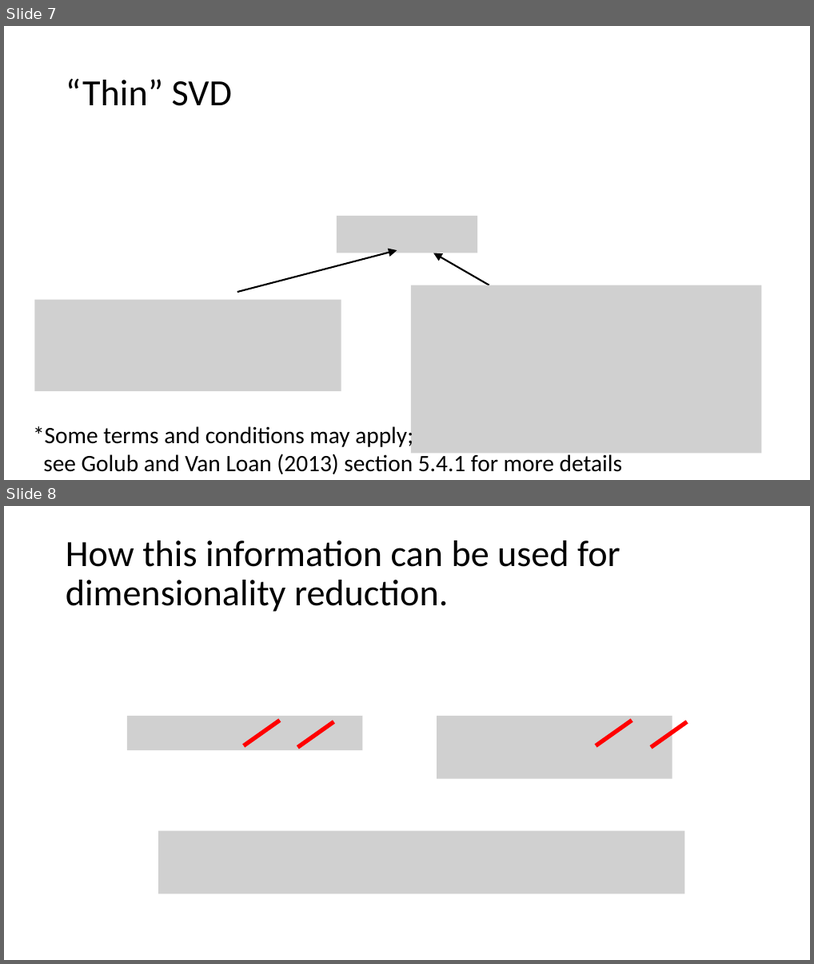
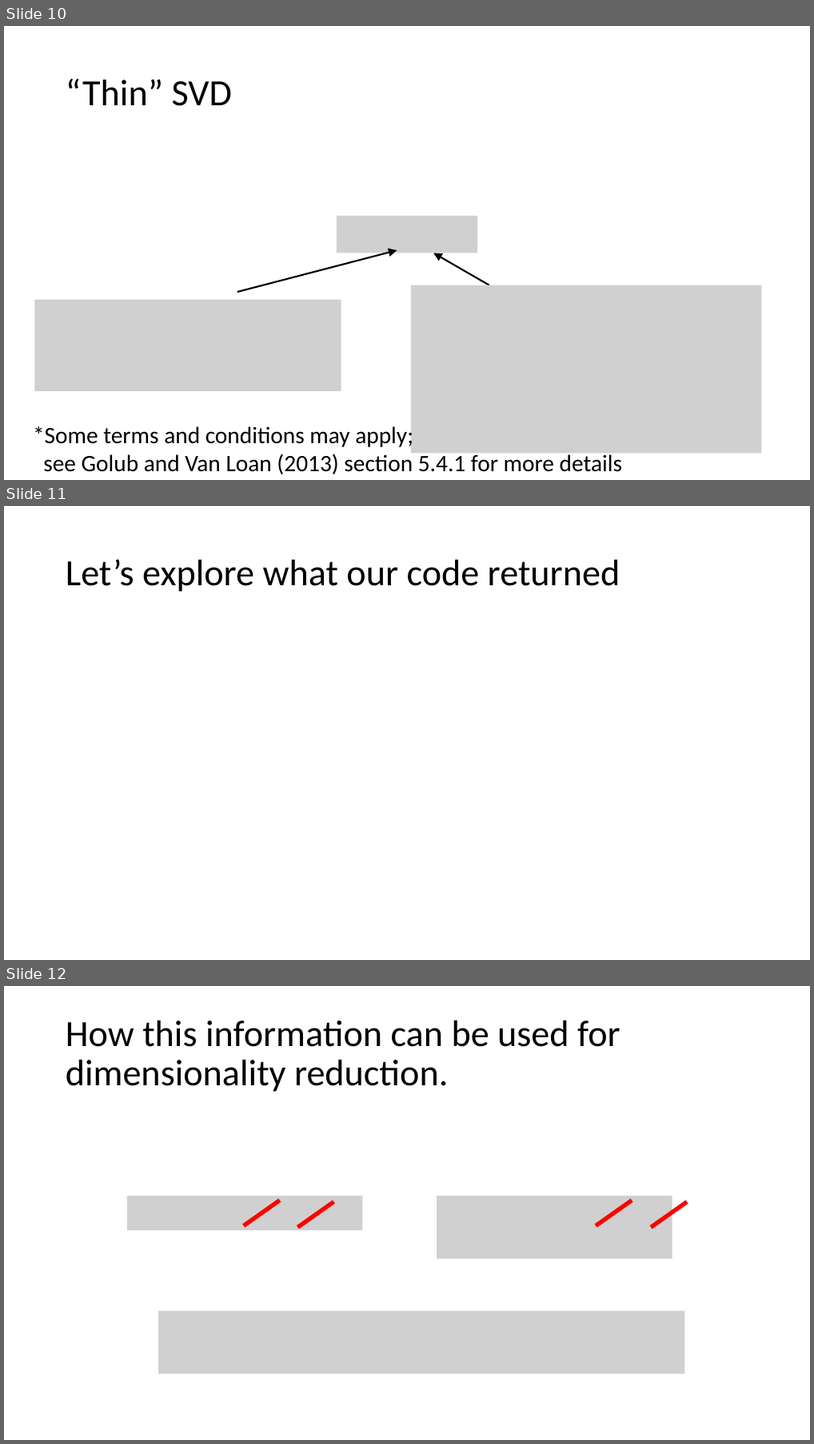
Before and after one commit to AnabelSMRuggiero/Dimensionality-Reduction-Tutorial, a slide deck: Presentation/Dimensionality-Reduction.pptm. Shown one above the other, each under a label of ours: slides 7 and 8 before the commit, slides 10, 11 and 12 after it. The pictures are 814x964 and 814x1444 pixels, drawn with LibreOffice and Linux fonts; fonts in the diff are those of the drawing; grey boxes stand for pictures; background and template pictures are left out. Boxes give left, top, right and bottom in pixels: in the first picture for what was removed or moved away, otherwise in the second. Text is boxed around its words. In the diff, an @@ line names an element or a change of style, - is before the commit and + after.

```diff
--- a/Presentation/Dimensionality-Reduction.pptm
+++ b/Presentation/Dimensionality-Reduction.pptm
@@ slide 11 added at box(4, 506, 810, 960), background #FFFFFF @@
@@ title added at box(66, 559, 621, 592), 44 pt, text #000000 @@
+Let’s explore what our code returned
@@ what was slide 7 is now slide 10 @@
@@ what was slide 8 is now slide 12 @@
```
Also in this commit, not shown: 5 other slides added, 3 slides removed, 4 other files.
